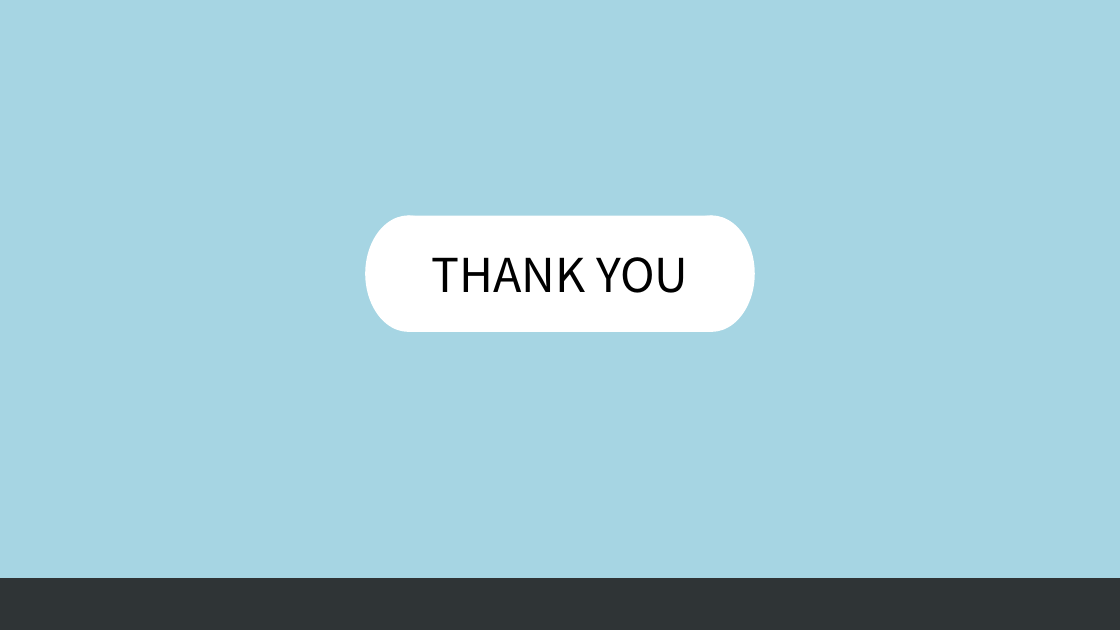
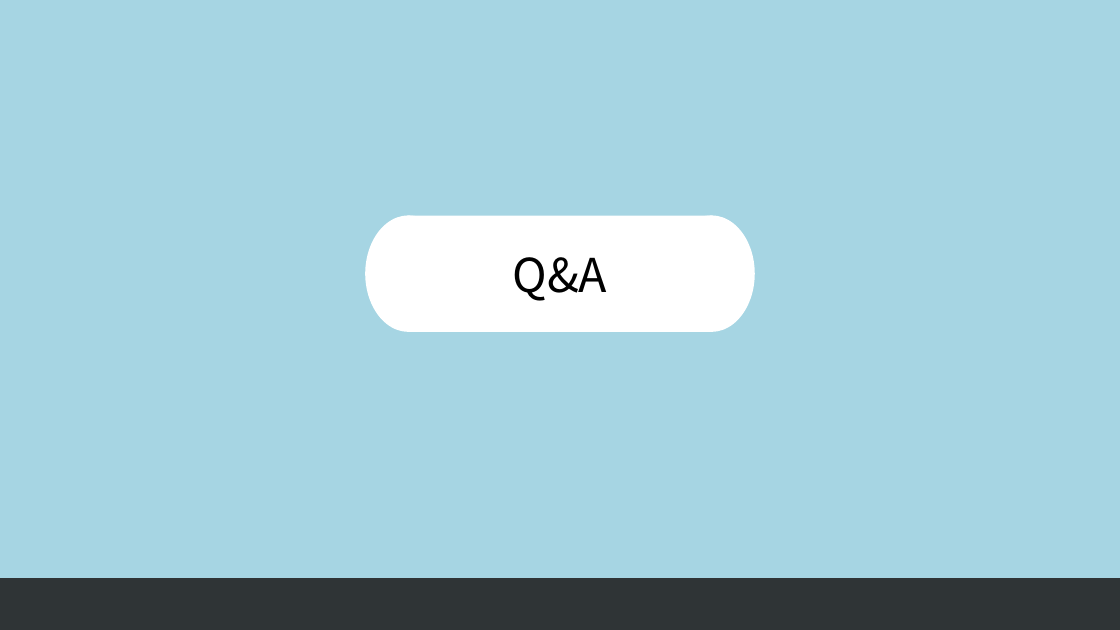
Before and after one commit to sjin9696/Aduino_C_sharp_1Team, a slide deck: slide 19 of 문서자료/발표자료.pptx. Drawn at 1120x630 pixels with LibreOffice and Linux fonts; fonts in the diff are those of the drawing. Boxes give left, top, right and bottom in pixels: in the first picture for what was removed or moved away, otherwise in the second. Text is boxed around its words. In the diff, an @@ line names an element or a change of style, - is before the commit and + after.

```diff
--- a/문서자료/발표자료.pptx
+++ b/문서자료/발표자료.pptx
@@ text in rectangle at <box>513,257,608,301</box>: text changed @@
-THANK YOU
+Q&A
```
Also in this commit, not shown: 4 other slides changed, 1 other file.
